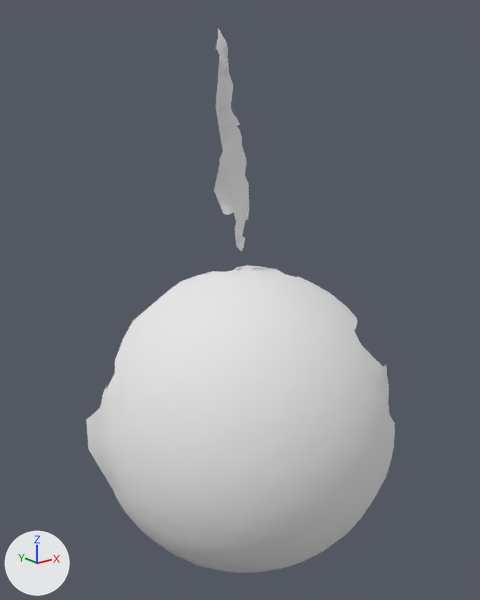
One commit to the OBJ model res/pendulum_horizontal/Pendulum_horizontal.000010.obj: the scene before it, then after it.
Camera for both pictures: a 50 mm lens placed at (-117.0, -319.0, 277.0), pointed at (241.0, 129.0, 98.0). The axes (+X, +Y, +Z) are drawn at lower left. The lights are the same throughout. Where no turn or scale is listed for an object, it has been applied to the vertices.

The older version as bpy lines, for what is in view:
```python
me_pendulum_horizontal_000010 = bpy.data.meshes.new('Pendulum_horizontal.000010')
me_pendulum_horizontal_000010.from_pydata(...)  # 4986 vertices, 9842 faces; spans x 118.0..356.0, y 4.0..242.0, z -177.0..328.0
me_pendulum_horizontal_000010.materials.append(mat_pendulum_horizontal_000010)  # white #e7e7e7
ob_pendulum_horizontal_000010 = bpy.data.objects.new('Pendulum_horizontal.000010', me_pendulum_horizontal_000010)
ob_pendulum_horizontal_000010.location = (0.0, 0.0, 0.0)
```
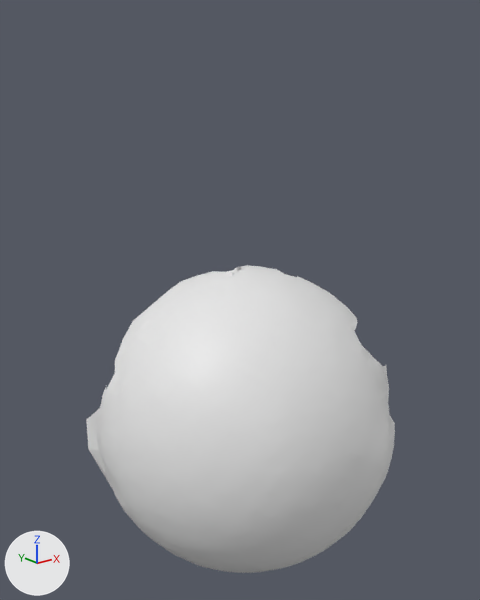
Where the change shows, as pixel boxes (x1, y1, x2, y2) in the pictures (480 x 600 px):
'Pendulum_horizontal.000010', reshaped (43% shorter)
    before: (86, 29, 395, 573)
    after: (86, 265, 395, 573)
part 1 of me_pendulum_horizontal_000010, deleted
    before: (214, 29, 249, 251)

What changed in the scene script:
```text
Change me_pendulum_horizontal_000010:
    where me_pendulum_horizontal_000010.from_pydata(...)  # 4986 vertices, 9842 faces; spans x 118.0..356.0, y 4.0..242.0, z -177.0..328.0
    used by ob_pendulum_horizontal_000010; location = (0.0, 0.0, 0.0)
    remove me_pendulum_horizontal_000010.materials.append(mat_pendulum_horizontal_000010)  # white #e7e7e7
    me_pendulum_horizontal_000010 part 1: the loose piece of 236 vertices spanning x 229.0..276.0, y 147.0..161.0, z 134.0..328.0 is deleted
```
